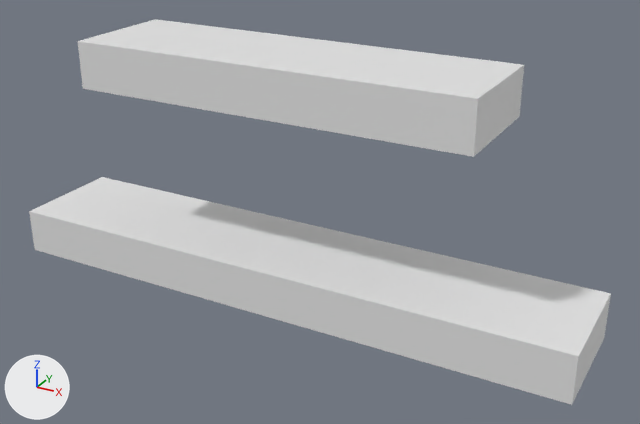
The FBX model Assets/models/Map/Objects/Shelves.fbx, before and after one commit.
Rendered twice from a 50 mm camera at (7.04, 2.61, 8.14) aimed at (3.79, 8.51, 5.19). Every picture has the same lights, and +X, +Y and +Z are marked at lower left. Where no turn or scale is listed for an object, it has been applied to the vertices.

Objects in the first picture: 'Shelf_1', 'Shelf_2'.
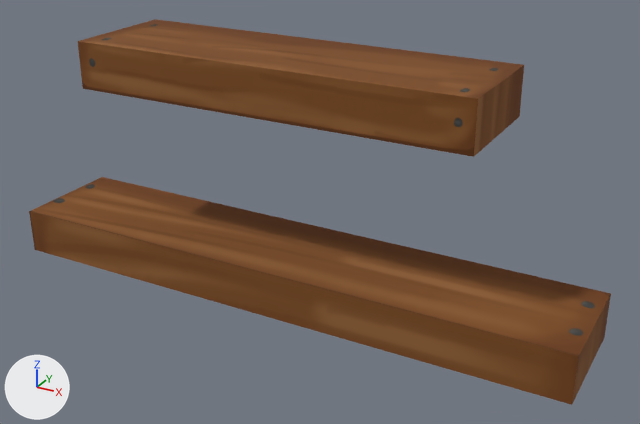
Location of each change, (x1, y1, x2, y2) in pixels of the pictures (640 x 424 px):
'Shelf_1', recoloured (white to brown): (29, 177, 611, 405) in both
'Shelf_2', recoloured (white to brown): (78, 19, 524, 157) in both

Edits to the bpy script that builds the scene:
```text
Add img_wood_png:
    img_wood_png = load_image('Wood.png', '../../Materials/Texture/Wood.png', 512, 512, 'sRGB')
Add mat_mat_wood:
    mat_mat_wood = principled_material('Mat_Wood')
    mat_mat_wood.texture = img_wood_png
    mat_mat_wood.roughness = 1.0
Change me_cube_014:
    where me_cube_014.from_pydata(...)  # 8 vertices, 6 faces; spans x 0.96..6.09, y 7.99..9.0, z 4.4..4.8
    add me_cube_014.materials.append(mat_mat_wood)  # picture img_wood_png
Change me_cube_053:
    where me_cube_053.from_pydata(...)  # 8 vertices, 6 faces; spans x 1.81..5.25, y 7.99..9.0, z 6.1..6.5
    add me_cube_053.materials.append(mat_mat_wood)  # picture img_wood_png
```
